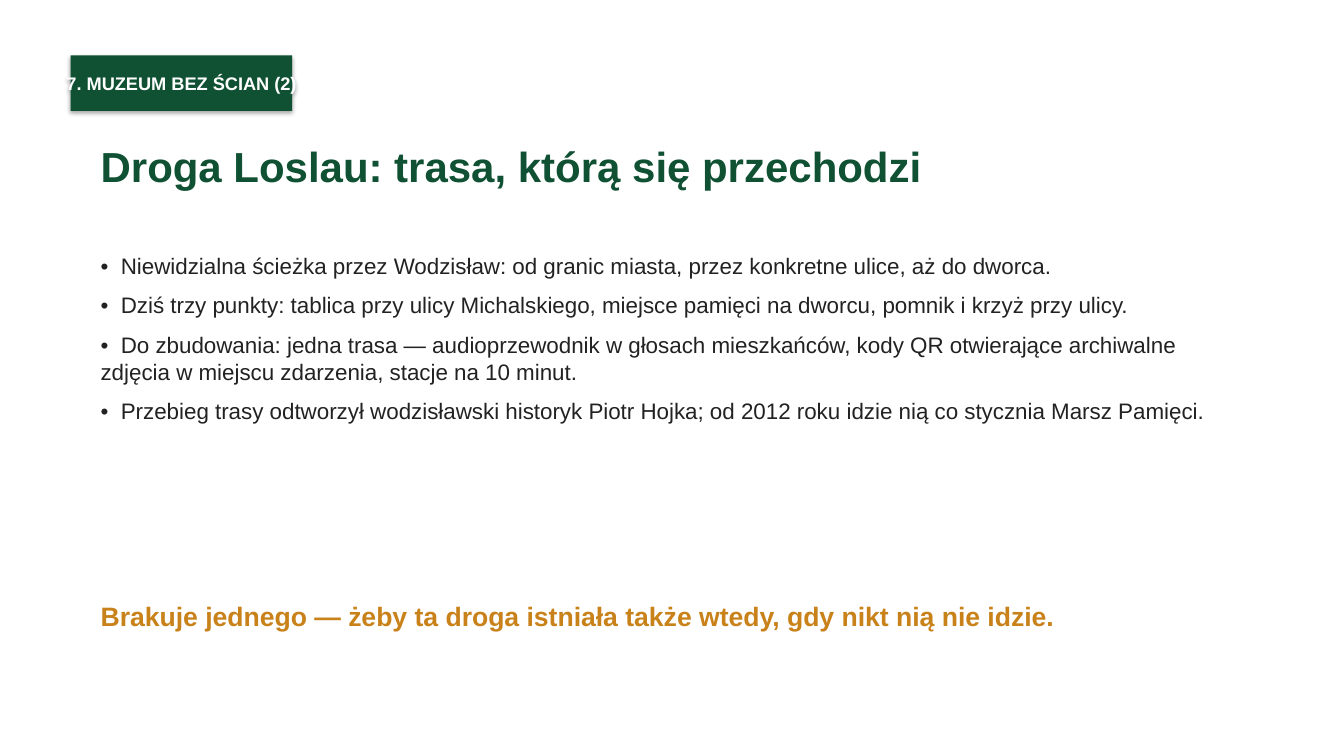
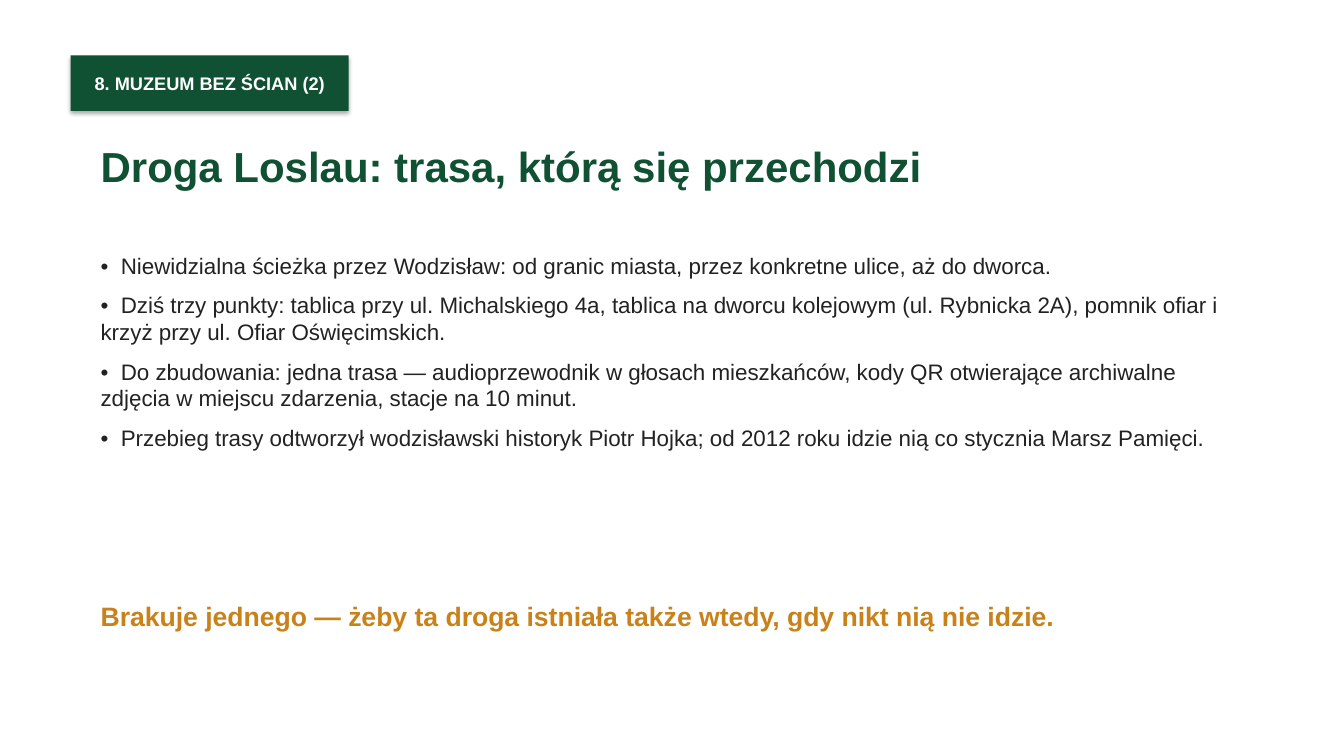
Before and after one commit to mszana-info/mszana, a slide deck: slide 12 of seminarium/prezentacja-muzeum-bez-scian.pptx (slide 11 before the commit). Drawn at 1344x756 pixels with LibreOffice and Linux fonts; fonts in the diff are those of the drawing. Boxes give left, top, right and bottom in pixels: in the first picture for what was removed or moved away, otherwise in the second. Text is boxed around its words. In the diff, an @@ line names an element or a change of style, - is before the commit and + after.

Commit message:
Seminarium: uzupelnione przemowienie + nowy watek mszanski
- przemowienie-muzeum-bez-scian.md/.pdf: wersja gotowa do wygloszenia (13 sekcji,
  didaskalia, plan ciecia do 10 min, zrodla) - ~1950 slow / 16 min
- nowy rozdzial: Grob Ofiar Marszu Smierci w Mszanie (33 ofiary, pomnik 1965,
  tablice z 2011 r., tablica wdziecznosci w kosciele sw. Jerzego) + slajd w prezentacji
- uzupelnione fakty: ul. Ofiar Oswiecimskich (pomnik i krzyz), dworzec Rybnicka 2A,
  pierwszy Marsz Pamieci przez Zory 25-26.01.2025, Swierklany (13 ofiar, pomnik 1948),
  start Marszu Pamieci 2012 (Jan Stolarz)
- artykul i podstrona zaktualizowane; generator PDF przemowienia; README

```diff
--- a/seminarium/prezentacja-muzeum-bez-scian.pptx
+++ b/seminarium/prezentacja-muzeum-bez-scian.pptx
@@ rectangle "8. MUZEUM BEZ ŚCIAN (2)": place and size @@
-rectangle "8. MUZEUM BEZ ŚCIAN (2)" at [71, 55, 292, 111]
+rectangle "8. MUZEUM BEZ ŚCIAN (2)" at [71, 55, 349, 111]
@@ text in rectangle at [95, 76, 325, 94]: text changed @@
-7. MUZEUM BEZ ŚCIAN (2)
+8. MUZEUM BEZ ŚCIAN (2)
@@ text at [101, 296, 1217, 345]: text changed @@
-• Dziś trzy punkty: tablica przy ulicy Michalskiego, miejsce pamięci na dworcu, pomnik i krzyż przy ulicy.
+• Dziś trzy punkty: tablica przy ul. Michalskiego 4a, tablica na dworcu kolejowym (ul. Rybnicka 2A), pomnik ofiar i krzyż przy ul. Ofiar Oświęcimskich.
```
Also in this commit, not shown: 19 other slides changed, 1 slide added, 10 other files.
